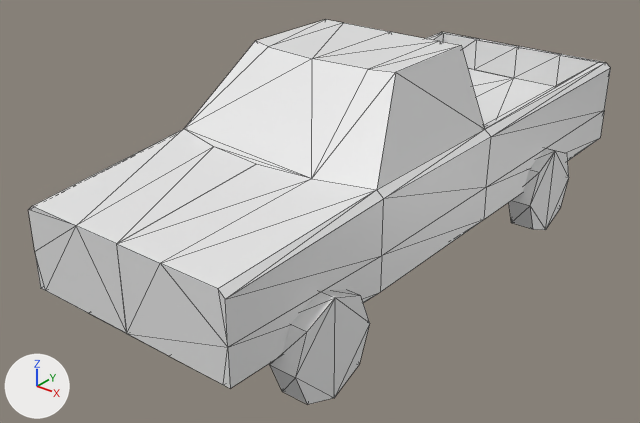
What one commit did to the glTF model assets/objects/Pickup.glb.
Rendered twice from a camera (50 mm lens) standing at (5.84, -8.86, 5.2) and looking at (-0.25, -1.25, 0.48). Arrows for +X, +Y and +Z are at lower left; the lights stay in place. Mesh edges are drawn as thin lines. Where no turn or scale is listed for an object, it has been applied to the vertices. Vertices at the same position are counted once.

The older version as bpy lines, for what is in view:
```python
mat_material = principled_material('Material')
mat_material.base_color = (0.8, 0.8, 0.8)  # white #e7e7e7
mat_material.roughness = 0.4
me_cube = bpy.data.meshes.new('Cube')
me_cube.from_pydata(...)  # 101 vertices, 194 faces; spans x -1.43..1.43, y -5.93..1.77, z -0.66..1.37
me_cube.materials.append(mat_material)  # white #e7e7e7
me_cylinder_002 = bpy.data.meshes.new('Cylinder.002')
me_cylinder_002.from_pydata(...)  # an 8-sided cylinder along x spanning x 1.27..1.58, y -5.33..-4.19, z 0.01..1.15; an 8-sided cylinder along x spanning x 1.27..1.58, y -0.73..0.41, z 0.01..1.15; an 8-sided cylinder along x spanning x -1.58..-1.27, y -5.33..-4.19, z 0.01..1.15; an 8-sided cylinder along x spanning x -1.58..-1.27, y -0.73..0.41, z 0.01..1.15
ob_cube = bpy.data.objects.new('Cube', me_cube)
ob_cube.location = (0.0, 1.45, 1.16)
ob_cylinder = bpy.data.objects.new('Cylinder', me_cylinder_002)
ob_cylinder.location = (0.0, 1.45, -0.21)
```
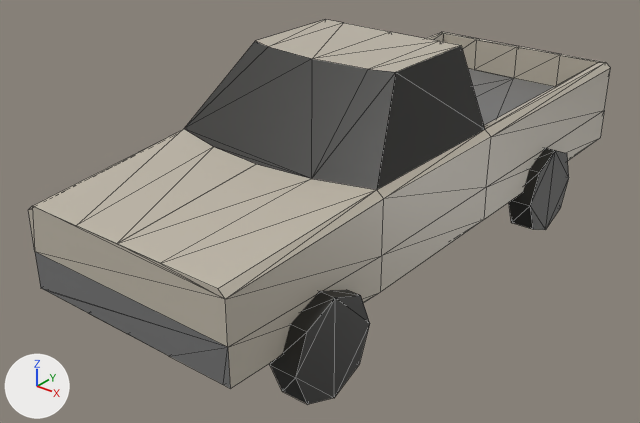
Diff of the bpy script that builds the scene:
```diff
--- a/assets/objects/Pickup.glb.py
+++ b/assets/objects/Pickup.glb.py
@@ img_colorpalette @@
+img_colorpalette = load_image('colorpalette', '_unpacked/colorpalette', 64, 64, 'sRGB')
@@ mat_material @@
 mat_material = principled_material('Material')
-mat_material.base_color = (0.8, 0.8, 0.8)  # white #e7e7e7
+mat_material.texture = img_colorpalette
 mat_material.roughness = 0.4
@@ mat_material_001 @@
+mat_material_001 = principled_material('Material.001')
+mat_material_001.texture = img_colorpalette
@@ me_cube @@
 # used by ob_cube; location = (0.0, 1.45, 1.16)
-me_cube.from_pydata(...)  # 101 vertices, 194 faces; spans x -1.43..1.43, y -5.93..1.77, z -0.66..1.37
+me_cube.from_pydata(...)  # 101 vertices, 195 faces; spans x -1.43..1.43, y -5.93..1.77, z -0.66..1.37
+# me_cube part 1
+# 13 faces are deleted
+# 14 new faces join them
+# me_cube part 2: 181 kept faces spanning x -1.43..1.43, y -5.93..1.77, z -0.66..1.37 get new texture (UV) coordinates
 me_cube.materials.append(mat_material)
@@ me_cylinder_002 @@
 me_cylinder_002.from_pydata(...)  # 64 vertices, 112 faces; spans x -1.58..1.58, y -5.33..0.41, z 0.01..1.15
+me_cylinder_002.materials.append(mat_material_001)  # picture img_colorpalette
```

What differs and where, as boxes [x1, y1, x2, y2] in the pictures (640 x 423 px; the box of a moved part takes in the faces that stretch with it):
'Cube', surface changed, reshaped (white to grey)
    both: [28, 20, 611, 388]
'Cylinder', recoloured (grey to black)
    both: [270, 148, 569, 404]
part 1 of me_cube, moved or reshaped
    both: [28, 206, 228, 384]
part 2 of me_cube, surface changed (white to grey)
    both: [33, 20, 611, 388]
